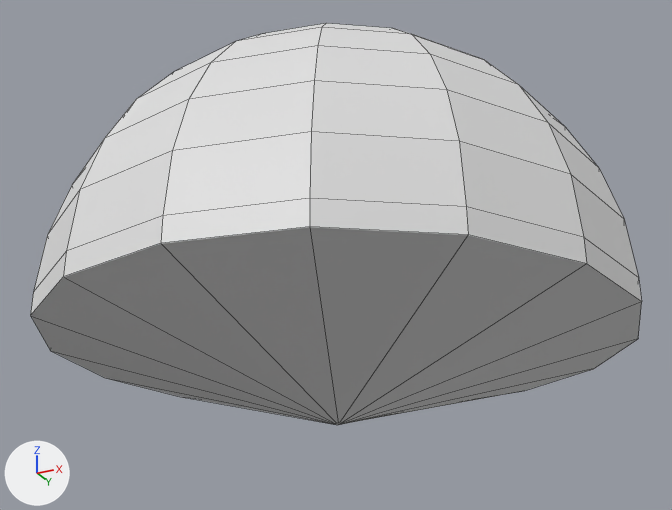
Two versions of the Blender file GamersGaming/Assets/Models/Arena.blend, one commit apart.
Before and after are seen from a 50 mm camera at (1.359, -2.734, -0.9) aimed at (-0.003, -0.012, 0.325). Arrows for +X, +Y and +Z are at lower left; the lights stay in place. Mesh edges are drawn as thin lines.

The older version as bpy lines, for what is in view:
```python
me_sphere = bpy.data.meshes.new('Sphere')
me_sphere.from_pydata(...)  # 161 vertices, 161 faces; spans x -1.0..1.0, y -1.0..1.0, z -0.27..1.08
ob_sphere = bpy.data.objects.new('Sphere', me_sphere)
ob_sphere.location = (0.0, 0.0, 0.0)
```
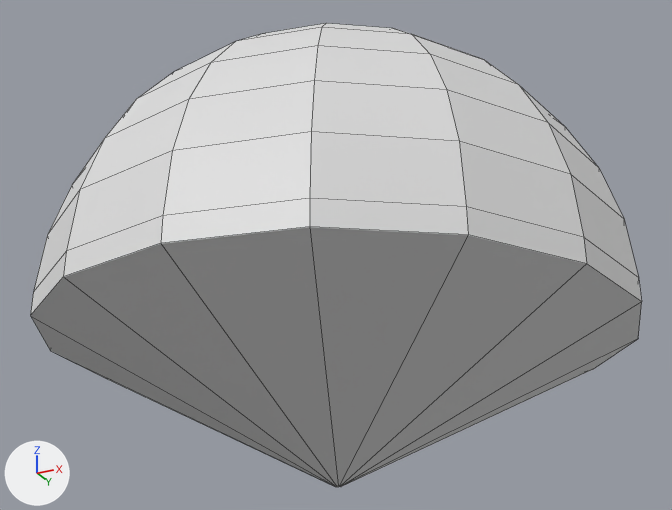
Changed parts and their boxes (x1, y1, x2, y2) in the pictures (672 x 510 px; the box of a moved part takes in the faces that stretch with it):
'Sphere', reshaped (15% taller): before (30, 23, 642, 425); after (30, 23, 642, 487)
part 1 of me_sphere, moved or reshaped: before (31, 227, 642, 425); after (31, 227, 642, 487)

What changed in the scene script:
```text
Change me_sphere:
    where me_sphere.from_pydata(...)  # 161 vertices, 161 faces; spans x -1.0..1.0, y -1.0..1.0, z -0.27..1.08
    used by ob_sphere; location = (0.0, 0.0, 0.0)
    me_sphere part 1: all 16 vertices in x -0.01..0.01, y -0.01..0.01, z -0.27 are moved by (0.0, 0.0, -0.2)
```
